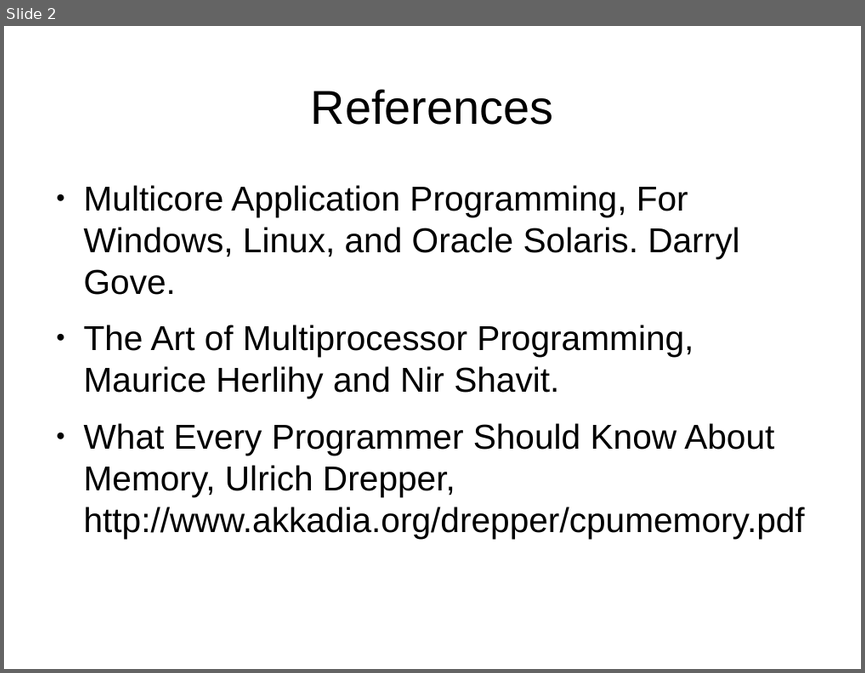
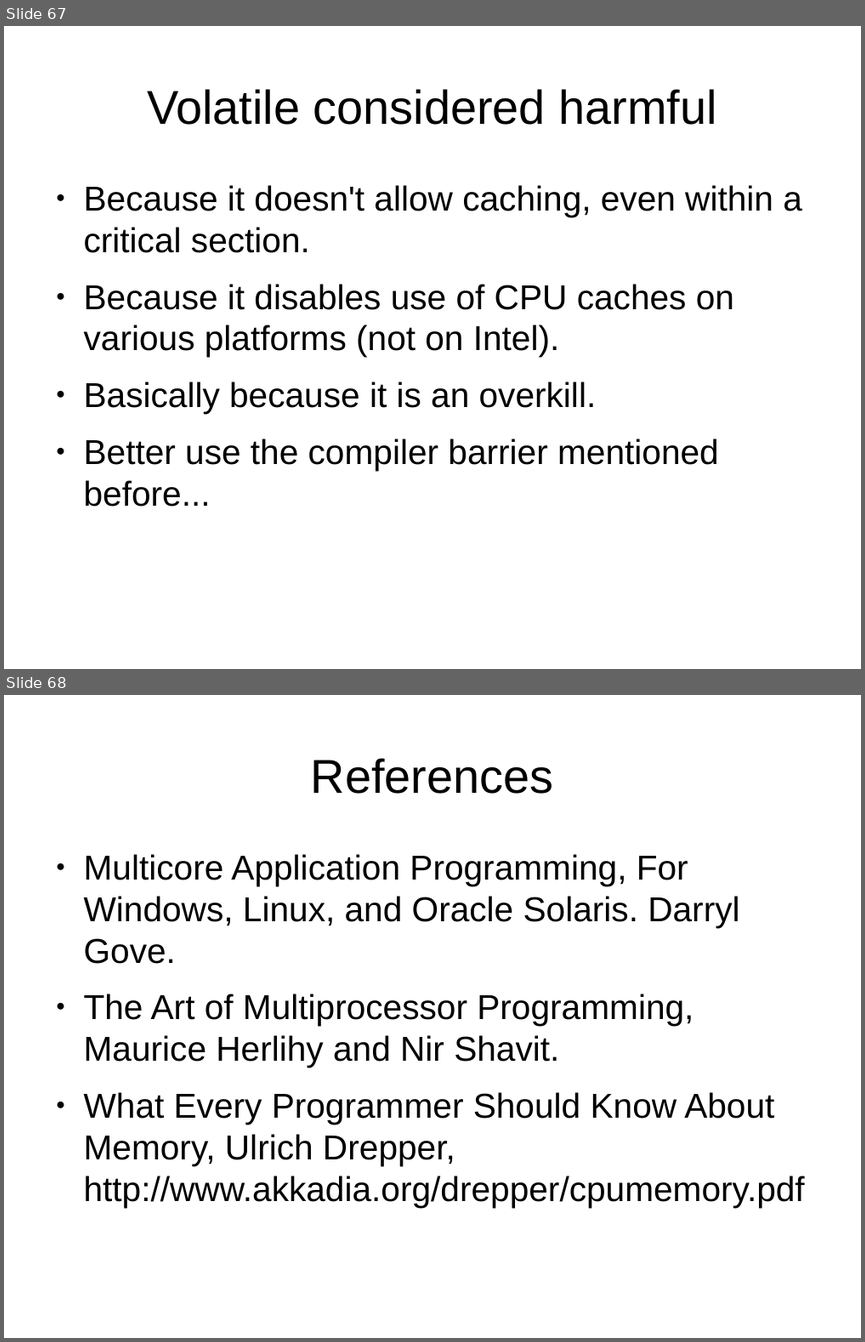
Before and after one commit to veltzer/demos, a slide deck: cpp/multi_core/multicore.odp. Shown one above the other, each under a label of ours: slide 2 before the commit, slides 67 and 68 after it. The pictures are 865x673 and 865x1342 pixels, drawn with LibreOffice and Linux fonts; fonts in the diff are those of the drawing. Boxes give left, top, right and bottom in pixels: in the first picture for what was removed or moved away, otherwise in the second. Text is boxed around its words. In the diff, an @@ line names an element or a change of style, - is before the commit and + after.

```diff
--- a/cpp/multi_core/multicore.odp
+++ b/cpp/multi_core/multicore.odp
@@ slide 67 added at (4,26,861,669), background #FFFFFF @@
@@ title added at (147,89,716,125), 44 pt, text #000000 @@
+Volatile considered harmful
@@ text added at (84,185,802,506), 32 pt, text #000000 @@
+● Because it doesn't allow caching, even within a critical section.
+● Because it disables use of CPU caches on various platforms (not on Intel).
+● Basically because it is an overkill.
+● Better use the compiler barrier mentioned before...
@@ what was slide 2 is now slide 68 @@
```
Also in this commit, not shown: 65 other slides added, 1 slide removed, 11 other files.
